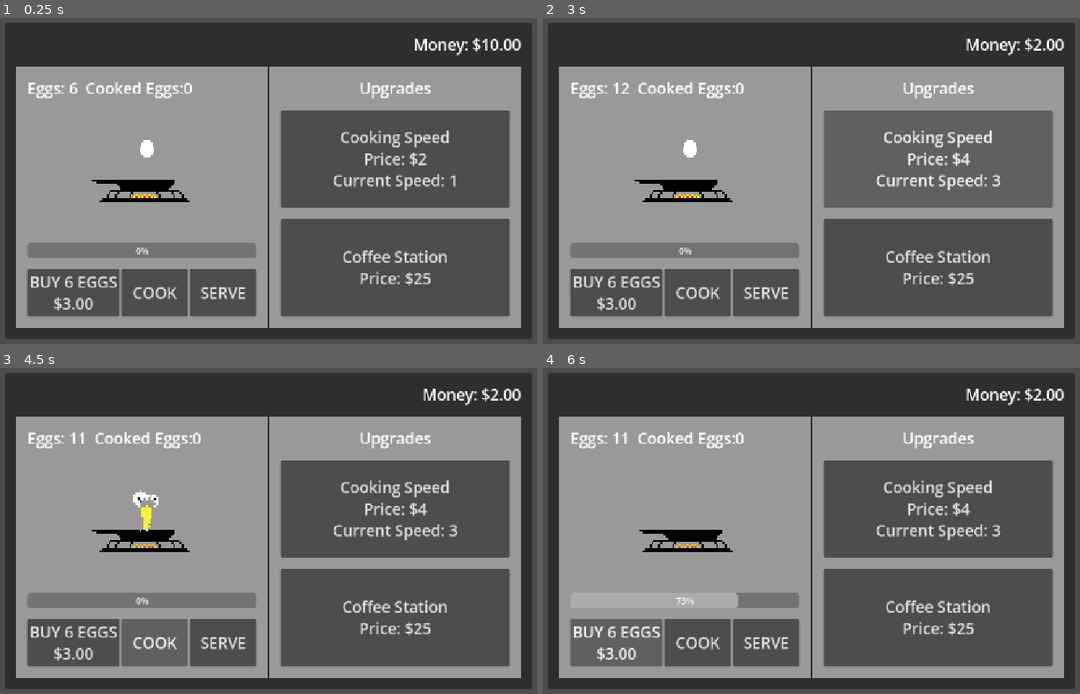
Above: before the commit, frames 1-4 (two rows, left to right).
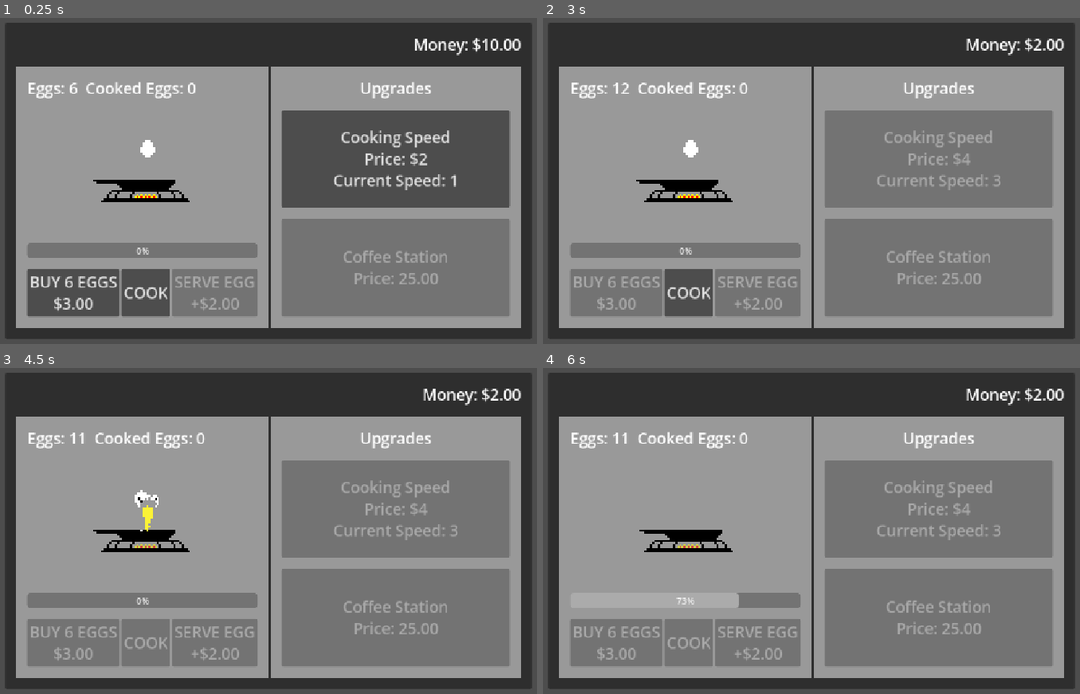
Above: after the commit, the same moments.

Repository: DaphGreene/Tex-Mex-Breakup
Game: Godot game, scene res://Scenes/main.tscn
The game is run twice, just before and just after one commit, with the same random seed, the same clock (stepped at 60 frames per second) and the same inputs.
Inputs (mouse positions are in pixels of both pictures, inside the frame that each line leads up to):
- Up to frame 1 (0.25 s): no input
- Up to frame 2 (3 s): click "BUY 6 EGGS $3.00" at 0.5 s; click (768, 291) at 1.25 s, where only the run before the commit has a clickable "SERVE"; click "Cooking Speed Price: $2 Curre…" at 2 s; click "Cooking Speed Price: $3 Curre…" at 2.75 s
- Up to frame 3 (4.5 s): click (397, 508) at 3.5 s, where only the run before the commit has a clickable "Cooking Speed Price: $4 Curre…"; click "COOK" at 4.25 s
- Up to frame 4 (6 s): click (940, 619) at 5 s, where only the run before the commit has a clickable "Coffee Station Price: $25"; click (618, 641) at 5.75 s, where only the run before the commit has a clickable "BUY 6 EGGS $3.00"

The runs differ from the first frame. In frame 1, 16% of the frame differs, in the area x 17-95%, y 14-96%; in frame 2, 19%; in frame 3, 30%, in the area x 5-95%, y 14-96%; in frame 4, 29%.

Commit message:
Coffee Station Milestone
- Reorganized project file structure
- Completed egg economy loop with disabled buttons and more accurate update text functions
- Added working Coffee Station button functionality which triggers as bool and disables after purchase

Diff:
--- a/Scenes/main.tscn
+++ b/Scenes/main.tscn
@@ -1,9 +1,9 @@
 [gd_scene format=3 uid="uid://qeewled1ius4"]
 
 [ext_resource type="Script" uid="uid://cvdkopr6e6op4" path="res://Scripts/main.gd" id="1_8gbba"]
-[ext_resource type="Texture2D" uid="uid://ciof6ntxvllfa" path="res://Assets/Daphne Pink Dress.png" id="2_jjvhh"]
-[ext_resource type="Texture2D" uid="uid://dph8fxey2itl1" path="res://Assets/cooking_egg.png" id="3_21xkr"]
-[ext_resource type="Texture2D" uid="uid://cjynykwngds8r" path="res://Assets/GlitchCoin.png" id="3_kry3j"]
+[ext_resource type="Texture2D" uid="uid://ciof6ntxvllfa" path="res://Assets/Sprites/Temp/Daphne Pink Dress.png" id="2_jjvhh"]
+[ext_resource type="Texture2D" uid="uid://dph8fxey2itl1" path="res://Assets/Sprites/Temp/cooking_egg.png" id="3_21xkr"]
+[ext_resource type="Texture2D" uid="uid://cjynykwngds8r" path="res://Assets/Sprites/Temp/GlitchCoin.png" id="3_kry3j"]
 
 [sub_resource type="StyleBoxFlat" id="StyleBoxFlat_h2yge"]
 
@@ -415,5 +415,6 @@
 [connection signal="pressed" from="MarginContainer/PanelContainer/MarginContainer/MainLayout/ContentRow/CookingSpace/MarginContainer/VBoxContainer/EggActionRow/CookButton" to="." method="_on_cook_button_pressed"]
 [connection signal="pressed" from="MarginContainer/PanelContainer/MarginContainer/MainLayout/ContentRow/CookingSpace/MarginContainer/VBoxContainer/EggActionRow/ServeEggButton" to="." method="_on_serve_egg_button_pressed"]
 [connection signal="pressed" from="MarginContainer/PanelContainer/MarginContainer/MainLayout/ContentRow/Upgrades/MarginContainer/VBoxContainer/CookingSpeedUpgradeButton" to="." method="_on_speed_upgrade_button_pressed"]
+[connection signal="pressed" from="MarginContainer/PanelContainer/MarginContainer/MainLayout/ContentRow/Upgrades/MarginContainer/VBoxContainer/CoffeeStationButton" to="." method="_on_coffee_station_button_pressed"]
 [connection signal="timeout" from="CookingTimer" to="." method="_on_cooking_timer_timeout"]
 [connection signal="animation_finished" from="CookingAnimationPlayer" to="." method="_on_cooking_animation_player_animation_finished"]
--- a/Scripts/main.gd
+++ b/Scripts/main.gd
@@ -12,6 +12,7 @@
 @onready var cooking_speed_upgrade_button: Button = $MarginContainer/PanelContainer/MarginContainer/MainLayout/ContentRow/Upgrades/MarginContainer/VBoxContainer/CookingSpeedUpgradeButton
 @onready var coffee_station_button: Button = $MarginContainer/PanelContainer/MarginContainer/MainLayout/ContentRow/Upgrades/MarginContainer/VBoxContainer/CoffeeStationButton
 @onready var buy_egg_button: Button = $MarginContainer/PanelContainer/MarginContainer/MainLayout/ContentRow/CookingSpace/MarginContainer/VBoxContainer/EggActionRow/BuyEggButton
+@onready var cook_button: Button = $MarginContainer/PanelContainer/MarginContainer/MainLayout/ContentRow/CookingSpace/MarginContainer/VBoxContainer/EggActionRow/CookButton
 @onready var serve_egg_button: Button = $MarginContainer/PanelContainer/MarginContainer/MainLayout/ContentRow/CookingSpace/MarginContainer/VBoxContainer/EggActionRow/ServeEggButton
 
 
@@ -121,12 +122,28 @@
 		cooking_speed_cost += 1
 		update_text()
 
-
+func _on_coffee_station_button_pressed() -> void:
+	if money >= coffee_station_cost:
+		money-= coffee_station_cost
+		coffee_station_unlocked = true
+		update_text()
 
 # UPDATE TEXT FUNCTIONS
 
-func update_text():
+func update_text() -> void:
 	money_label.text = "Money: $%.2f" % money
-	eggs_label.text = "Eggs: " + str(eggs) + "  Cooked Eggs:" + str(cooked_eggs)
+	eggs_label.text = "Eggs: " + str(eggs) + "  Cooked Eggs: " + str(cooked_eggs)
 	cooking_speed_upgrade_button.text = "Cooking Speed \nPrice: $" + str(cooking_speed_cost) + "\nCurrent Speed: " + str(cooking_speed)
-	buy_egg_button.text = "BUY 6 EGGS\n$%.2f" % egg_purchase_price
+	buy_egg_button.text = "BUY %d EGGS\n$%.2f" % [egg_purchase_quantity, egg_purchase_price]
+	serve_egg_button.text = "SERVE EGG\n+$%.2f" % cooked_egg_sale_price
+	if coffee_station_unlocked:
+		coffee_station_button.text = "Pour Over\nUnlocked"
+	else:
+		coffee_station_button.text = "Coffee Station\nPrice: %.2f" % coffee_station_cost
+
+	# Disable buttons triggers
+	buy_egg_button.disabled = money < egg_purchase_price
+	cook_button.disabled = is_cooking or eggs < eggs_per_cook
+	serve_egg_button.disabled = cooked_eggs < 1
+	cooking_speed_upgrade_button.disabled = money < cooking_speed_cost
+	coffee_station_button.disabled = money < coffee_station_cost or coffee_station_unlocked
Not shown, removed: Assets/Daphne Pink Dress.png.import
Not shown, removed: Assets/GlitchCoin.png.import
Not shown, removed: Assets/Mine2/MineAnim10.png.import
Not shown, removed: Assets/Mine2/MineAnim11.png.import
Not shown, removed: Assets/Mine2/MineAnim12.png.import
Not shown, removed: Assets/Mine2/MineAnim13.png.import
Not shown, removed: Assets/Mine2/MineAnim14.png.import
Not shown, removed: Assets/Mine2/MineAnim15.png.import
Not shown, removed: Assets/Mine2/MineAnim16.png.import
Not shown, removed: Assets/Mine2/MineAnim17.png.import
Not shown, removed: Assets/Mine2/MineAnim18.png.import
Not shown, removed: Assets/Mine2/MineAnim19.png.import
(and 89 more such lines)
